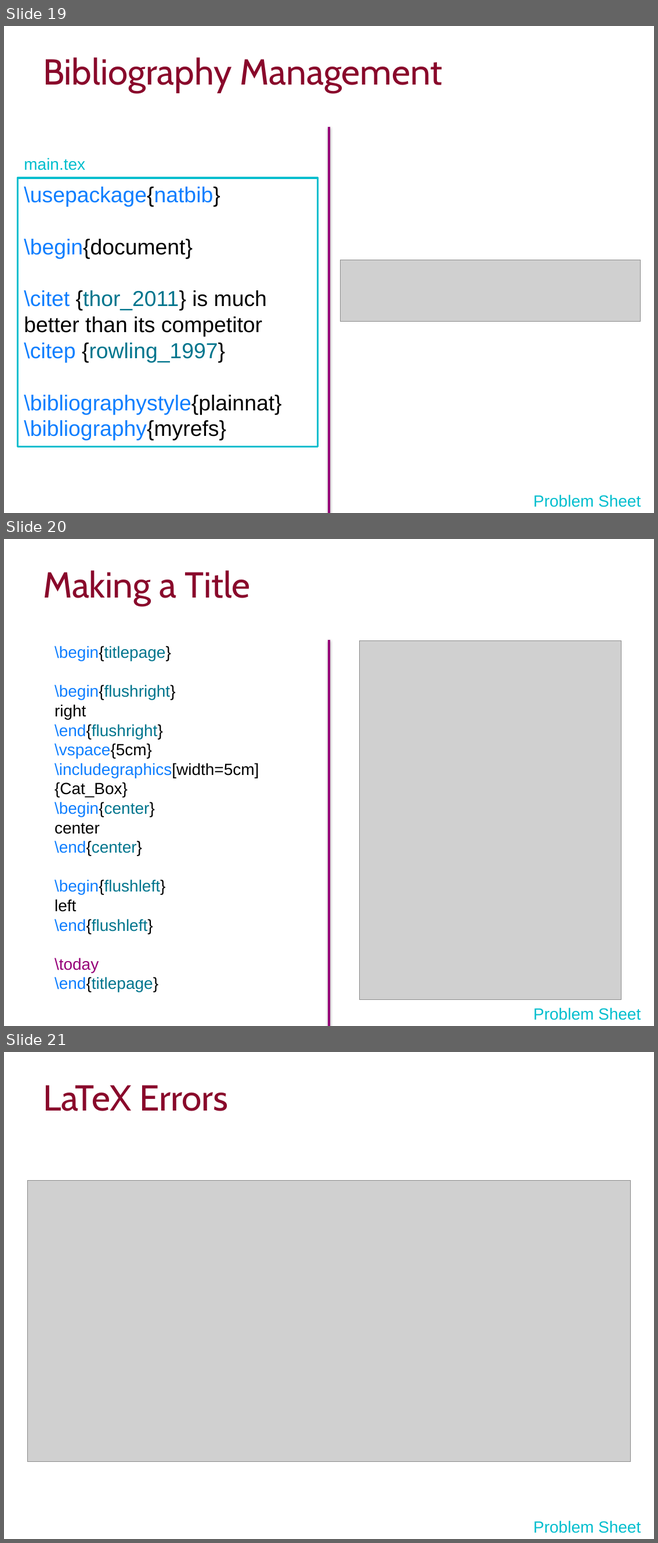
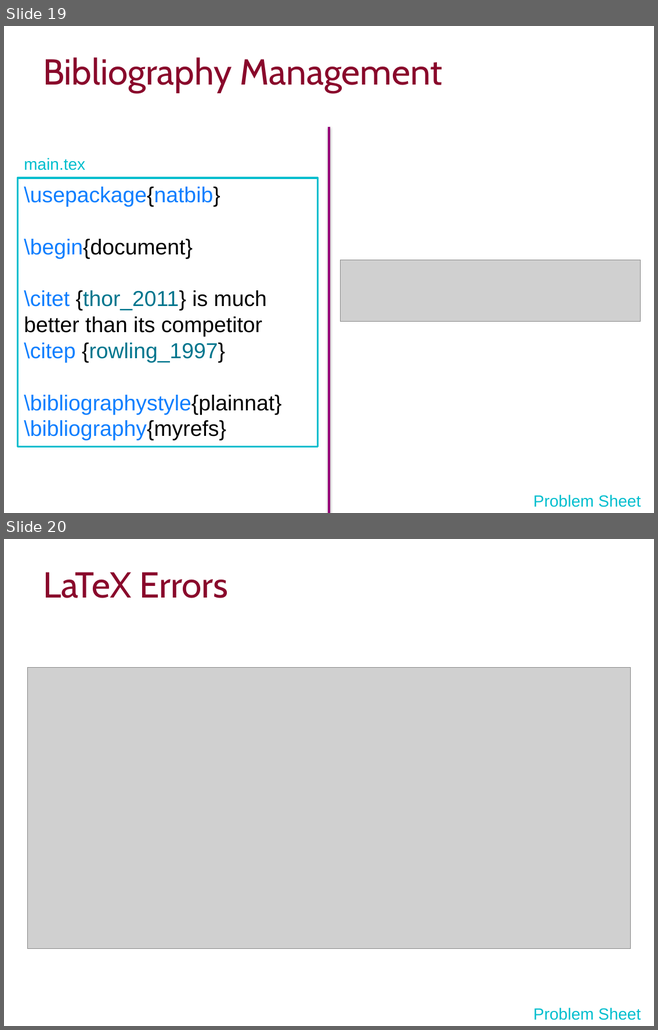
Before and after one commit to ImperialCollegeLondon/RCDS-introduction-to-latex, a slide deck: Intro to Latex Slides.pptx. Shown one above the other, each under a label of ours: slides 19, 20 and 21 before the commit, slides 19 and 20 after it. The pictures are 658x1543 and 658x1030 pixels, drawn with LibreOffice and Linux fonts; fonts in the diff are those of the drawing; grey boxes stand for pictures; background and template pictures are left out. Boxes give left, top, right and bottom in pixels: in the first picture for what was removed or moved away, otherwise in the second. Text is boxed around its words. In the diff, an @@ line names an element or a change of style, - is before the commit and + after.

```diff
--- a/Intro to Latex Slides.pptx
+++ b/Intro to Latex Slides.pptx
@@ slide 20 removed at bbox=[4, 539, 654, 1026], background #FFFFFF @@
@@ title removed at bbox=[43, 570, 250, 606] @@
-Making a Title
@@ line removed from (329, 640) to (329, 1026) @@
@@ picture removed at bbox=[360, 641, 621, 1000] @@
@@ text removed at bbox=[54, 646, 259, 993] @@
-\begin{titlepage}
-\begin{flushright}
-right
-\end{flushright}
-\vspace{5cm}
-\includegraphics[width=5cm]{Cat_Box}
-\begin{center}
-center
-\end{center}
-\begin{flushleft}
-left
-\end{flushleft}
-\today
-\end{titlepage}
@@ text removed at bbox=[533, 1008, 640, 1020] @@
-Problem Sheet
@@ what was slide 21 is now slide 20 @@
```
Also in this commit, not shown: 2 slides changed, 5 other files.
